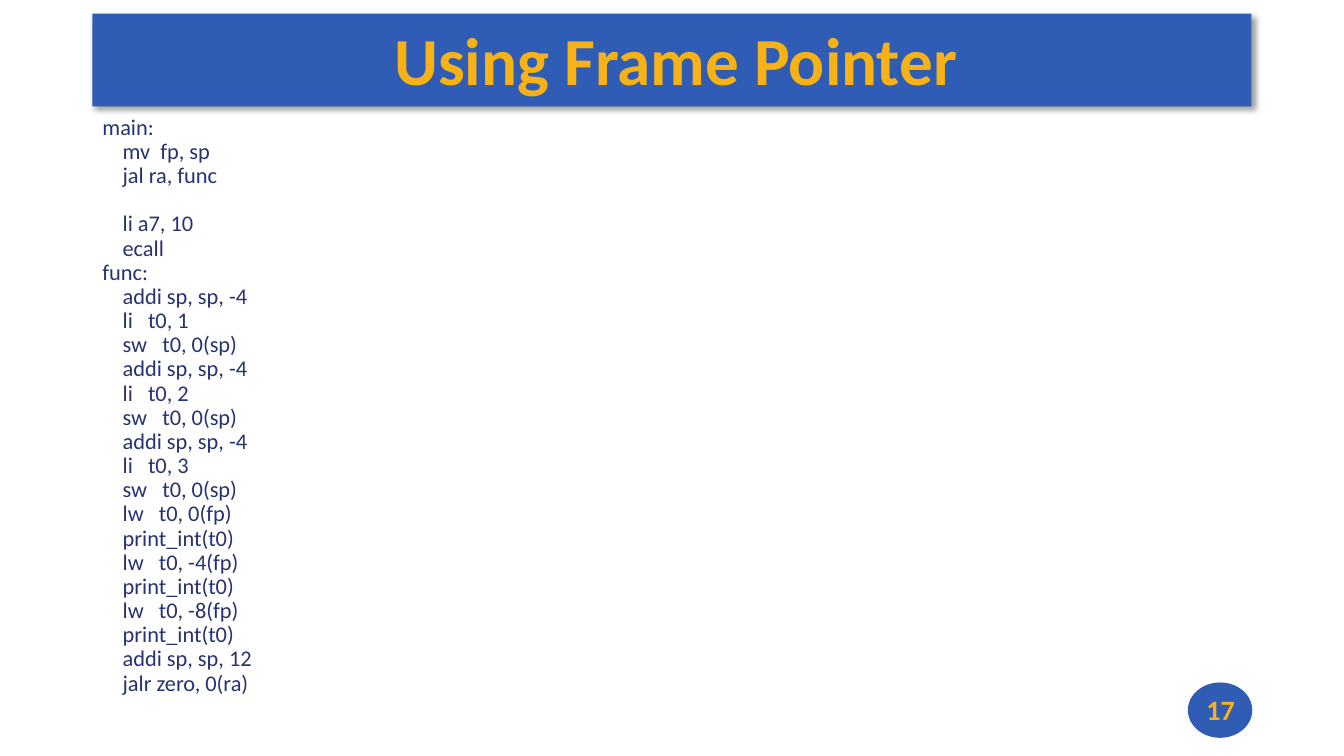
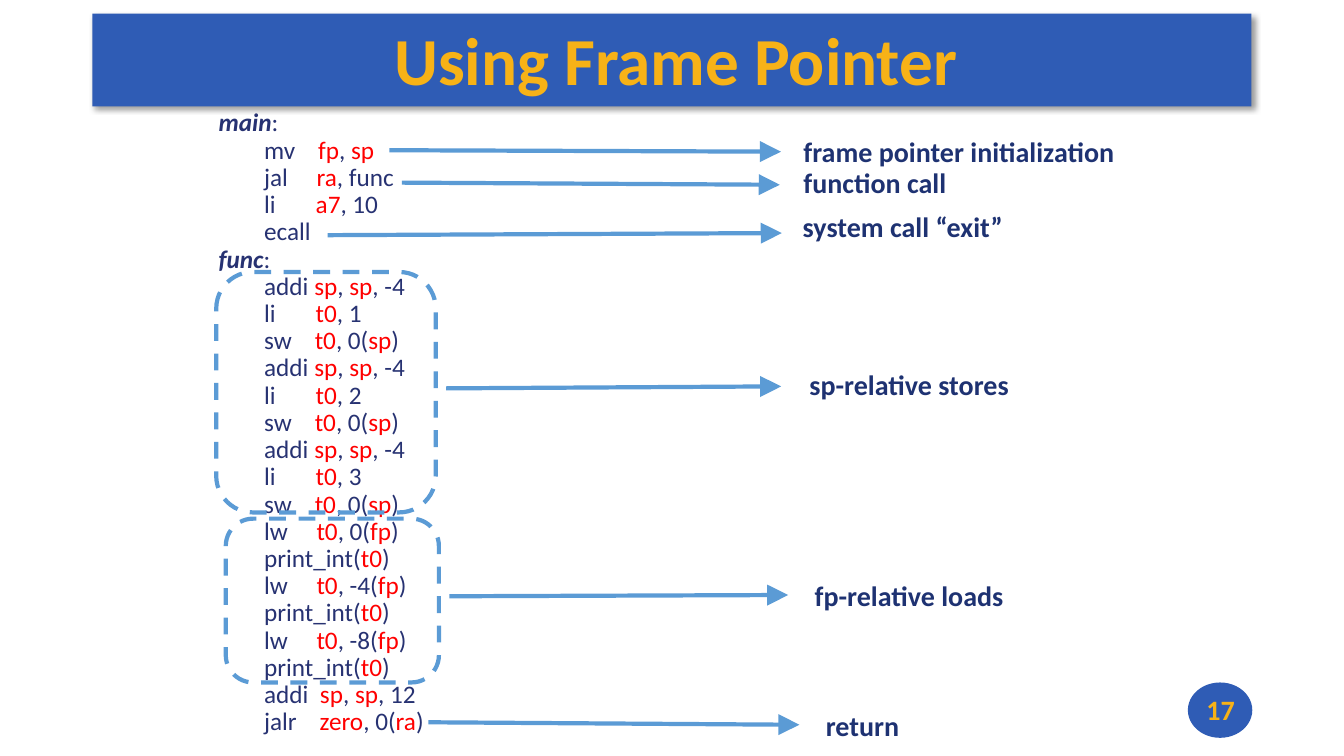
Before and after one commit to andrewt0301/hse-acos-course, a slide deck: slide 17 of docs/part1ca/06_CallStack/CA_Lecture_06.pptx. Drawn at 1344x756 pixels with LibreOffice and Linux fonts; fonts in the diff are those of the drawing. Boxes give left, top, right and bottom in pixels: in the first picture for what was removed or moved away, otherwise in the second. Text is boxed around its words. In the diff, an @@ line names an element or a change of style, - is before the commit and + after.

```diff
--- a/docs/part1ca/06_CallStack/CA_Lecture_06.pptx
+++ b/docs/part1ca/06_CallStack/CA_Lecture_06.pptx
@@ text "main:": place and size @@
-text "main:" at box(102, 119, 252, 695)
+text "main:" at box(219, 113, 423, 735)
@@ text "main:" at box(219, 113, 423, 735): size 16 to 18 pt; bold on, italic on in "main:", "func:"; text colour #273272 to #FF0000 in "fp, sp", "ra,", "a7,", "sp, sp," and 16 more places @@
@@ text added at box(803, 142, 1114, 167), 20 pt, text #1E3272, bold @@
+frame pointer initialization
@@ arrow added from (389, 150) to (781, 151), #5B9BD5 3 pt @@
@@ text added at box(803, 173, 946, 194), 20 pt, text #1E3272, bold @@
+function call
@@ arrow added from (402, 182) to (780, 185), #5B9BD5 3 pt @@
@@ arrow added from (328, 235) to (782, 233), #5B9BD5 3 pt @@
@@ text added at box(803, 216, 1003, 242), 20 pt, text #1E3272, bold @@
+system call “exit”
@@ rounded rectangle added at box(217, 272, 437, 513), outline #5B9BD5 3 pt dashed @@
@@ arrow added from (447, 388) to (781, 386), #5B9BD5 3 pt @@
@@ text added at box(809, 375, 1008, 400), 20 pt, text #1E3272, bold @@
+sp-relative stores
@@ rounded rectangle added at box(226, 519, 439, 683), outline #5B9BD5 3 pt dashed @@
@@ arrow added from (450, 597) to (788, 595), #5B9BD5 3 pt @@
@@ text added at box(815, 586, 1003, 611), 20 pt, text #1E3272, bold @@
+fp-relative loads
@@ text added at box(826, 718, 899, 736), 20 pt, text #1E3272, bold @@
+return
@@ arrow added from (429, 723) to (800, 725), #5B9BD5 3 pt @@
```
Also in this commit, not shown: 1 other slide changed, 1 other file.
